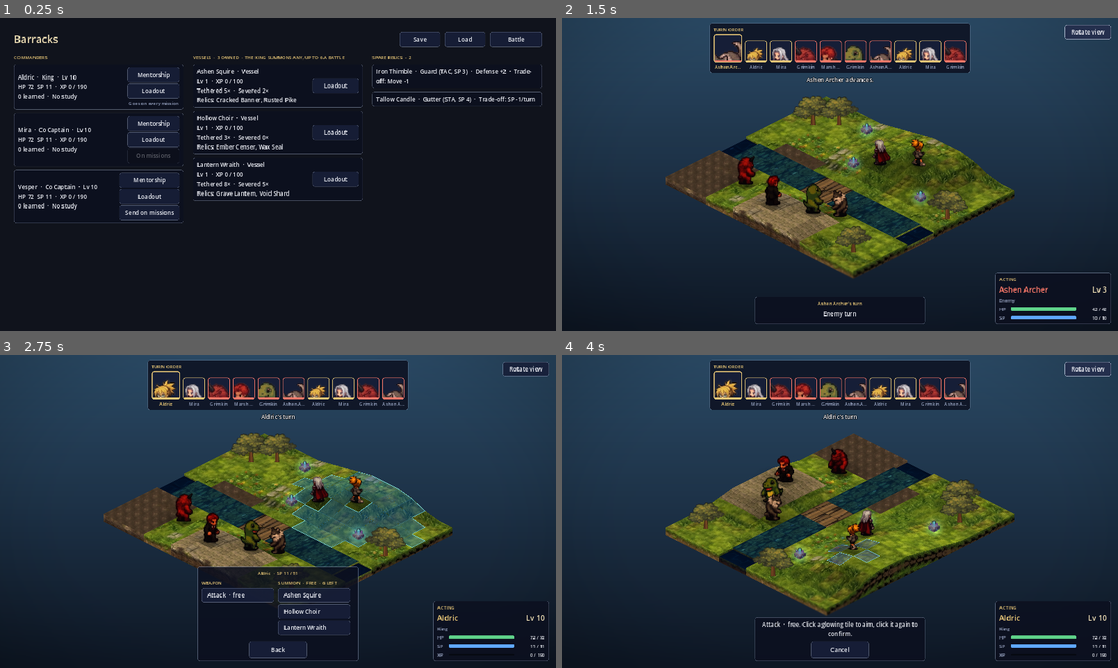
Above: before the commit, frames 1-4 (two rows, left to right).
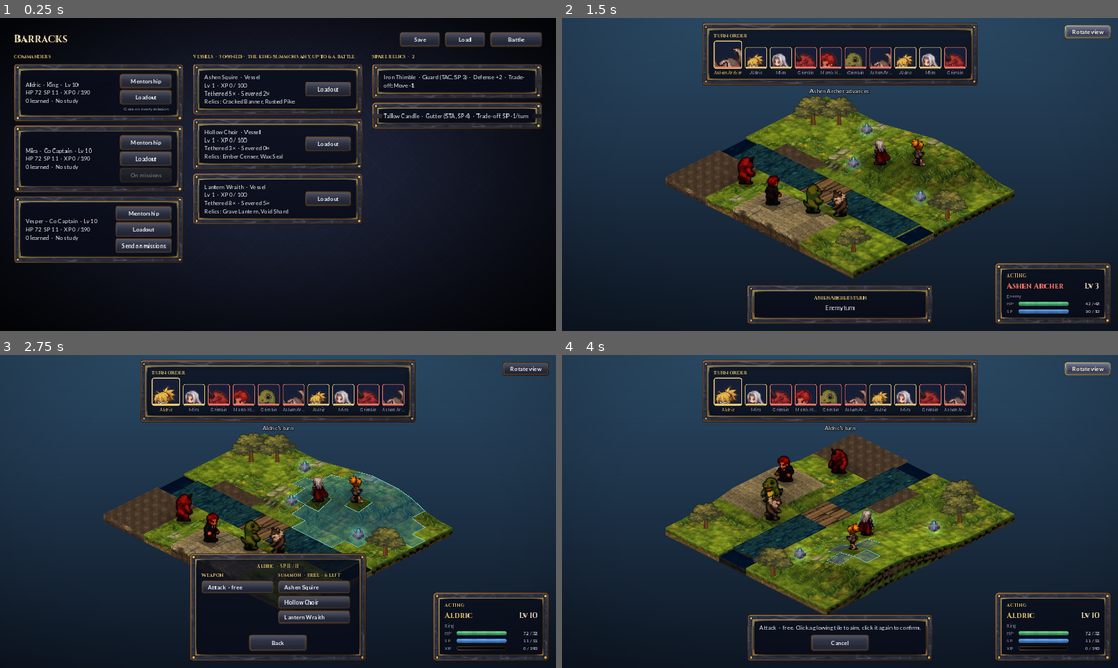
Above: after the commit, the same moments.

Repository: JoelsCodes/Tactics-game
Game: Godot game, scene res://scenes/barracks.tscn
The game is run twice, just before and just after one commit, with the same random seed, the same clock (stepped at 60 frames per second) and the same inputs.
Inputs:
- Up to frame 1 (0.25 s): no input
- Up to frame 2 (1.5 s): click "Battle" at 0.5 s; click "Rotate view" at 1.25 s
- Up to frame 3 (2.75 s): click "Abilities" at 2 s
- Up to frame 4 (4 s): click "Attack · free" at 2.75 s; click "Rotate view" at 3.5 s

The runs differ from the first frame. In frame 1, 20% of the frame differs, in the area x 1-99%, y 4-100%; in frame 2, 9.5%; in frame 3, 13%; in frame 4, 10%.

Commit message:
UI: stone/wood textured nine-slice panels with gold trim and glass center, Cinzel/Lato fonts, framed bars, menu backdrop
Co-Authored-By: Claude Sonnet 5.5 <noreply@anthropic.com>
Claude-Session: https://claude.ai/code/session_01UHqCe3Atfdf2Td9hbtNQLv

Diff:
--- a/godot/scripts/ui/barracks_screen.gd
+++ b/godot/scripts/ui/barracks_screen.gd
@@ -205,10 +205,7 @@
 func _build() -> void:
 	set_anchors_and_offsets_preset(Control.PRESET_FULL_RECT)
 	theme = HudStyle.theme()
-	var bg := ColorRect.new()
-	bg.color = HudStyle.BACKDROP
-	bg.set_anchors_and_offsets_preset(Control.PRESET_FULL_RECT)
-	add_child(bg)
+	add_child(HudStyle.backdrop())
 	main = MarginContainer.new()
 	main.set_anchors_and_offsets_preset(Control.PRESET_FULL_RECT)
 	for side in ["left", "right", "top", "bottom"]:
--- a/godot/scripts/ui/hud/battle_hud.gd
+++ b/godot/scripts/ui/hud/battle_hud.gd
@@ -96,7 +96,7 @@
 	row.add_child(card)
 
 	result_panel = PanelContainer.new()
-	result_panel.add_theme_stylebox_override("panel", HudStyle.box(HudStyle.GLASS, HudStyle.GOLD, 10, 1, 32, 24))
+	result_panel.add_theme_stylebox_override("panel", HudStyle.panel(true, 40, 32))
 	result_panel.set_anchors_and_offsets_preset(Control.PRESET_CENTER)
 	result_panel.custom_minimum_size = Vector2(720, 0)
 	result_panel.grow_horizontal = Control.GROW_DIRECTION_BOTH
--- a/godot/scripts/ui/hud/hud_style.gd
+++ b/godot/scripts/ui/hud/hud_style.gd
@@ -1,8 +1,8 @@
 class_name HudStyle
 extends RefCounted
 ## The look of the HUD and the menus, built in code for a 16:9 desktop screen (layouts are made at
-## 1920x1080 and scale with the window): deep navy glass panels, hairline pale borders and one warm gold
-## accent (pressed buttons, the active turn). Colors for sides and bars live here too.
+## 1920x1080 and scale with the window): stone/wood nine-slice panels with bronze rim, gold trim and a
+## translucent glass center (textures from tools/art/build_ui.py), Cinzel headings, Lato body text. Colors for sides and bars live here too.
 
 const GLASS := Color(0.045, 0.06, 0.12, 0.84)
 const GLASS_LIGHT := Color(0.09, 0.12, 0.22, 0.9)
@@ -20,6 +20,8 @@
 const BACKDROP := Color("#10131c")  ## menu screens
 
 ## Font sizes at 1920x1080.
+const UI_DIR := "res://assets/ui/"
+const FONT_DIR := "res://assets/fonts/"
 const FONT := 20
 const FONT_SMALL := 16
 const FONT_TITLE := 26
@@ -40,25 +42,59 @@
 	return s
 
 
+static func tex(path: String, margin: int, content := Vector4(-1, -1, -1, -1), tint := Color.WHITE) -> StyleBoxTexture:
+	var s := StyleBoxTexture.new()
+	s.texture = load(UI_DIR + path)
+	s.set_texture_margin_all(margin)
+	s.modulate_color = tint
+	s.content_margin_left = content.x if content.x >= 0 else margin
+	s.content_margin_top = content.y if content.y >= 0 else margin
+	s.content_margin_right = content.z if content.z >= 0 else margin
+	s.content_margin_bottom = content.w if content.w >= 0 else margin
+	return s
+
+
+## The big framed panel: stone (default) or dark wood, bronze rim, gold trim and a glass center.
+static func panel(wood := false, pad_x := 40, pad_y := 34) -> StyleBoxTexture:
+	return tex("panel_wood.png" if wood else "panel_stone.png", 40, Vector4(pad_x, pad_y, pad_x, pad_y))
+
+
+static func button_box(state: String) -> StyleBoxTexture:
+	return tex("button_%s.png" % state, 20, Vector4(22, 9, 22, 9))
+
+
+static func font(bold := false, display := false) -> Font:
+	var f: String
+	if display:
+		f = "Cinzel-Bold.ttf" if bold else "Cinzel-Medium.ttf"
+	else:
+		f = "Lato-Bold.ttf" if bold else "Lato-Regular.ttf"
+	return load(FONT_DIR + f)
+
+
 static func theme() -> Theme:
 	var t := Theme.new()
+	t.default_font = font()
 	t.default_font_size = FONT
-	t.set_stylebox("panel", "PanelContainer", box(GLASS))
-	t.set_stylebox("panel", "Panel", box(GLASS))
-	t.set_stylebox("normal", "Button", box(GLASS_LIGHT, LINE, 8, 1, 20, 10))
-	t.set_stylebox("hover", "Button", box(Color(0.14, 0.18, 0.3, 0.95), Color(0.9, 0.93, 1, 0.8), 8, 1, 20, 10))
-	t.set_stylebox("pressed", "Button", box(GOLD, GOLD, 8, 1, 20, 10))
-	t.set_stylebox("disabled", "Button", box(Color(0.05, 0.06, 0.1, 0.7), Color(0.72, 0.78, 0.9, 0.15), 8, 1, 20, 10))
+	t.set_stylebox("panel", "PanelContainer", panel())
+	t.set_stylebox("panel", "Panel", panel())
+	for st in ["normal", "hover", "pressed", "disabled"]:
+		t.set_stylebox(st, "Button", button_box(st))
 	t.set_stylebox("focus", "Button", StyleBoxEmpty.new())
+	t.set_font("font", "Button", font(true))
 	for k in ["font_color", "font_hover_color", "font_focus_color", "font_hover_pressed_color"]:
 		t.set_color(k, "Button", TEXT)
+	t.set_color("font_hover_color", "Button", Color("#fff3d0"))
 	t.set_color("font_pressed_color", "Button", INK)
 	t.set_color("font_disabled_color", "Button", Color(TEXT, 0.35))
 	t.set_color("font_color", "Label", TEXT)
-	t.set_stylebox("panel", "ItemList", box(Color(0.03, 0.04, 0.09, 0.7), LINE, 6, 1, 8, 8))
+	t.set_color("font_shadow_color", "Label", Color(0, 0, 0, 0.6))
+	t.set_constant("shadow_offset_x", "Label", 1)
+	t.set_constant("shadow_offset_y", "Label", 1)
+	t.set_stylebox("panel", "ItemList", box(Color(0.02, 0.025, 0.05, 0.55), Color(GOLD, 0.28), 5, 1, 8, 8))
 	t.set_stylebox("focus", "ItemList", StyleBoxEmpty.new())
-	t.set_stylebox("selected", "ItemList", box(Color(GOLD, 0.25), GOLD, 4, 1, 6, 4))
-	t.set_stylebox("selected_focus", "ItemList", box(Color(GOLD, 0.3), GOLD, 4, 1, 6, 4))
+	t.set_stylebox("selected", "ItemList", box(Color(GOLD, 0.2), Color(GOLD, 0.85), 4, 1, 6, 4))
+	t.set_stylebox("selected_focus", "ItemList", box(Color(GOLD, 0.26), GOLD, 4, 1, 6, 4))
 	t.set_color("font_color", "ItemList", TEXT)
 	t.set_color("font_selected_color", "ItemList", Color("#fff3d0"))
 	t.set_constant("v_separation", "ItemList", 10)
@@ -66,25 +102,49 @@
 	t.set_font_size("font_size", "SmallLabel", FONT_SMALL)
 	t.set_color("font_color", "SmallLabel", MUTED)
 	t.set_type_variation("SectionLabel", "Label")
+	t.set_font("font", "SectionLabel", font(true, true))
 	t.set_font_size("font_size", "SectionLabel", FONT_SMALL)
 	t.set_color("font_color", "SectionLabel", GOLD)
+	t.set_constant("outline_size", "SectionLabel", 0)
 	t.set_type_variation("TitleLabel", "Label")
+	t.set_font("font", "TitleLabel", font(true, true))
 	t.set_font_size("font_size", "TitleLabel", FONT_TITLE)
 	t.set_color("font_color", "TitleLabel", Color("#f4e3b8"))
 	t.set_type_variation("HeadingLabel", "Label")
+	t.set_font("font", "HeadingLabel", font(true, true))
 	t.set_font_size("font_size", "HeadingLabel", FONT_HEADING)
 	t.set_color("font_color", "HeadingLabel", Color("#f4e3b8"))
 	return t
 
 
-## A bar with a dark track and a colored fill.
+## A framed bar: bronze-rimmed dark track and a glossy fill tinted `fill`.
 static func bar(fill: Color, height := 10) -> ProgressBar:
 	var b := ProgressBar.new()
 	b.show_percentage = false
-	b.custom_minimum_size.y = height
-	b.add_theme_stylebox_override("background", box(Color(0, 0, 0, 0.45), Color(0, 0, 0, 0), 4, 0, 0, 0))
-	b.add_theme_stylebox_override("fill", box(fill, Color(0, 0, 0, 0), 4, 0, 0, 0))
+	b.custom_minimum_size.y = maxi(height, 14)
+	b.add_theme_stylebox_override("background", tex("bar_back.png", 7, Vector4(0, 0, 0, 0)))
+	b.add_theme_stylebox_override("fill", tex("bar_fill.png", 6, Vector4(0, 0, 0, 0), fill))
 	return b
+
+
+## The full-screen moody backdrop for menu screens.
+static func backdrop() -> TextureRect:
+	var r := TextureRect.new()
+	r.texture = load(UI_DIR + "menu_bg.jpg")
+	r.expand_mode = TextureRect.EXPAND_IGNORE_SIZE
+	r.stretch_mode = TextureRect.STRETCH_SCALE
+	r.set_anchors_and_offsets_preset(Control.PRESET_FULL_RECT)
+	return r
+
+
+## An ornate gold rule between menu sections.
+static func divider() -> TextureRect:
+	var r := TextureRect.new()
+	r.texture = load(UI_DIR + "divider.png")
+	r.stretch_mode = TextureRect.STRETCH_KEEP_ASPECT_CENTERED
+	r.expand_mode = TextureRect.EXPAND_FIT_WIDTH
+	r.custom_minimum_size.y = 16
+	return r
 
 
 ## A section heading for menus (small gold capitals).
--- a/godot/scripts/ui/loadout_menu.gd
+++ b/godot/scripts/ui/loadout_menu.gd
@@ -149,10 +149,7 @@
 
 func _build() -> void:
 	set_anchors_and_offsets_preset(Control.PRESET_FULL_RECT)
-	var bg := ColorRect.new()
-	bg.color = HudStyle.BACKDROP
-	bg.set_anchors_and_offsets_preset(Control.PRESET_FULL_RECT)
-	add_child(bg)
+	add_child(HudStyle.backdrop())
 	var margin := MarginContainer.new()
 	margin.set_anchors_and_offsets_preset(Control.PRESET_FULL_RECT)
 	for side in ["left", "right", "top", "bottom"]:
--- a/godot/scripts/ui/mentorship_menu.gd
+++ b/godot/scripts/ui/mentorship_menu.gd
@@ -137,10 +137,7 @@
 
 func _build() -> void:
 	set_anchors_and_offsets_preset(Control.PRESET_FULL_RECT)
-	var bg := ColorRect.new()
-	bg.color = HudStyle.BACKDROP
-	bg.set_anchors_and_offsets_preset(Control.PRESET_FULL_RECT)
-	add_child(bg)
+	add_child(HudStyle.backdrop())
 	var margin := MarginContainer.new()
 	margin.set_anchors_and_offsets_preset(Control.PRESET_FULL_RECT)
 	for side in ["left", "right", "top", "bottom"]:
@@ -220,7 +217,7 @@
 static func _panel(parent: Control, width: int) -> VBoxContainer:
 	var panel := PanelContainer.new()
 	panel.custom_minimum_size.x = width
-	panel.add_theme_stylebox_override("panel", HudStyle.box(HudStyle.GLASS, HudStyle.LINE, 10, 1, 24, 20))
+	panel.add_theme_stylebox_override("panel", HudStyle.panel(false, 38, 32))
 	parent.add_child(panel)
 	var col := VBoxContainer.new()
 	col.add_theme_constant_override("separation", 12)
Binary file added: godot/assets/fonts/Cinzel-Bold.ttf
Binary file added: godot/assets/fonts/Cinzel-Medium.ttf
Not shown, added: godot/assets/fonts/LICENSE.txt
Binary file added: godot/assets/fonts/Lato-Bold.ttf
Binary file added: godot/assets/fonts/Lato-Regular.ttf
Binary file added: godot/assets/ui/bar_back.png
Binary file added: godot/assets/ui/bar_fill.png
Binary file added: godot/assets/ui/button_disabled.png
Binary file added: godot/assets/ui/button_hover.png
Binary file added: godot/assets/ui/button_normal.png
Binary file added: godot/assets/ui/button_pressed.png
Binary file added: godot/assets/ui/divider.png
(and 5 more such lines)
